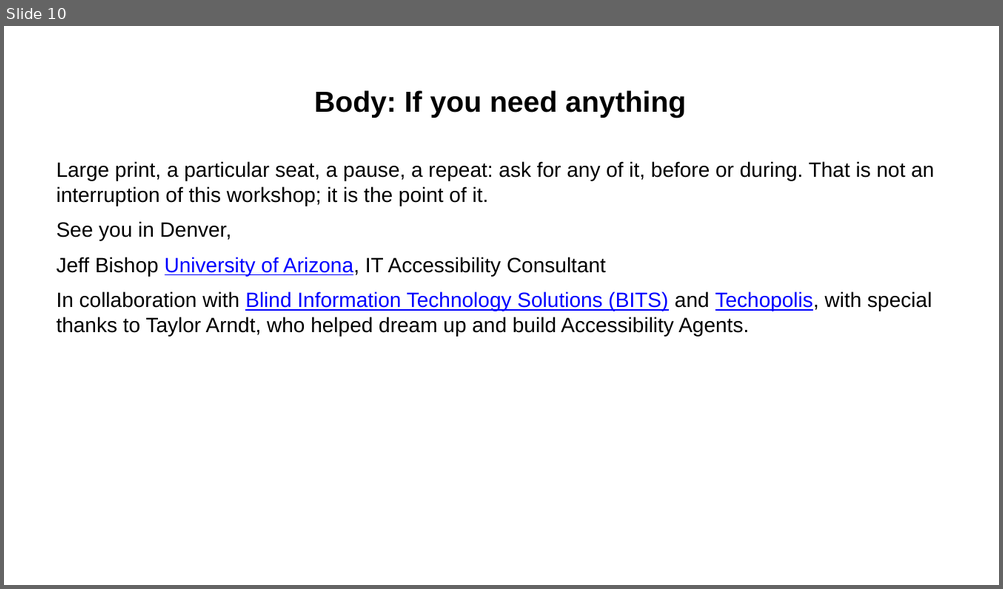
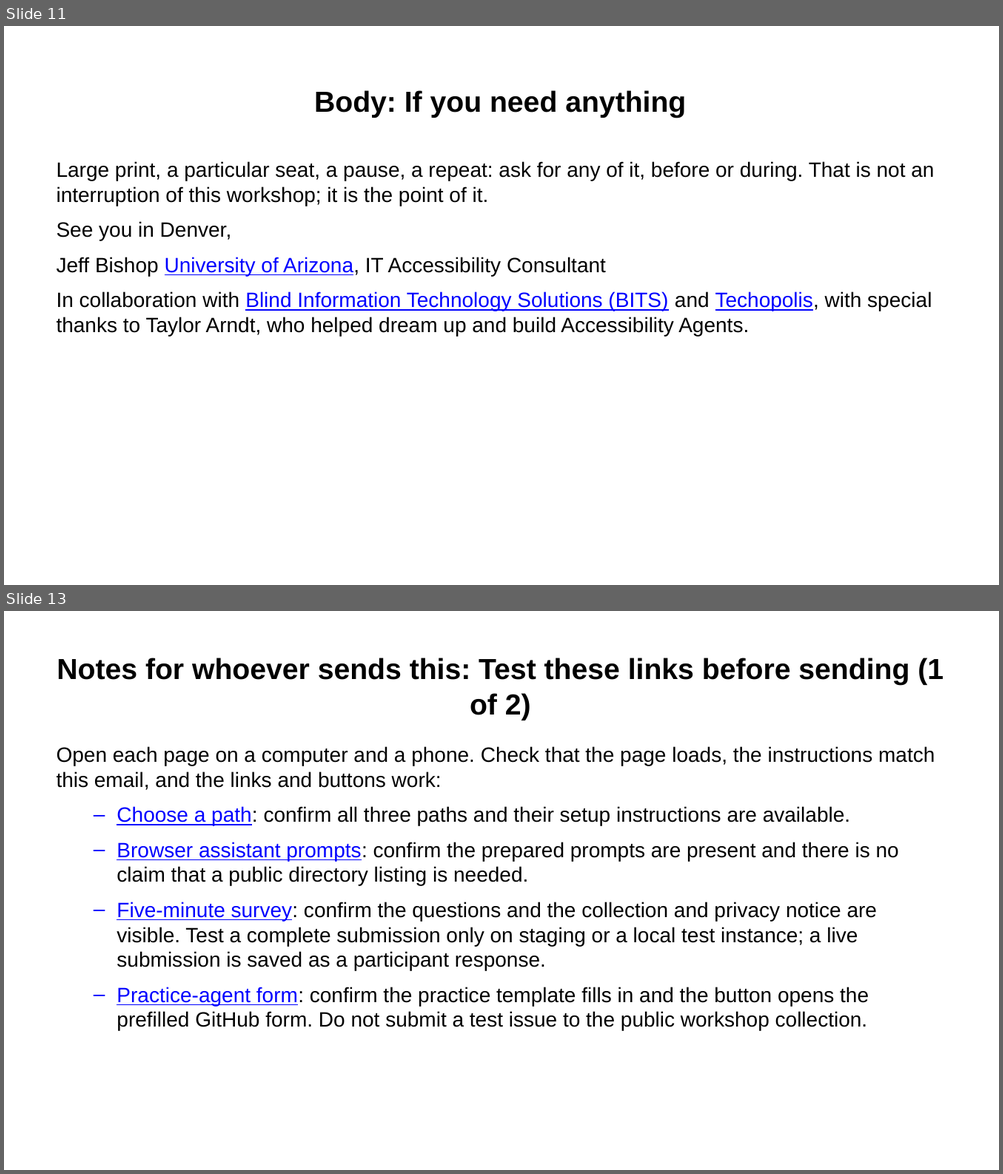
Before and after one commit to Community-Access/glow, a slide deck: docs/ahg-2026/pre-event-message.pptx. Shown one above the other, each under a label of ours: slide 10 before the commit, slides 11 and 13 after it; the slides between them are not shown. The pictures are 1003x589 and 1003x1174 pixels, drawn with LibreOffice and Linux fonts; fonts in the diff are those of the drawing. Boxes give left, top, right and bottom in pixels: in the first picture for what was removed or moved away, otherwise in the second. Text is boxed around its words. In the diff, an @@ line names an element or a change of style, - is before the commit and + after.

```diff
--- a/docs/ahg-2026/pre-event-message.pptx
+++ b/docs/ahg-2026/pre-event-message.pptx
@@ slide 13 added at [4, 611, 999, 1170], background #FFFFFF @@
@@ title added at [57, 658, 943, 721], 28 pt, text #000000, bold @@
+Notes for whoever sends this: Test these links before sending (1 of 2)
@@ text added at [57, 746, 934, 1031], 20 pt, text #000000 @@
+Open each page on a computer and a phone. Check that the page loads, the instructions match this email, and the links and buttons work:
+  – Choose a path: confirm all three paths and their setup instructions are available.
+  – Browser assistant prompts: confirm the prepared prompts are present and there is no claim that a public directory listing is needed.
+  – Five-minute survey: confirm the questions and the collection and privacy notice are visible. Test a complete submission only on staging or a local test instance; a live submission is saved as a participant response.
+  – Practice-agent form: confirm the practice template fills in and the button opens the prefilled GitHub form. Do not submit a test issue to the public workshop collection.
@@ what was slide 10 is now slide 11 @@
```
Also in this commit, not shown: 6 slides changed, 3 other slides added, 10 other files.
